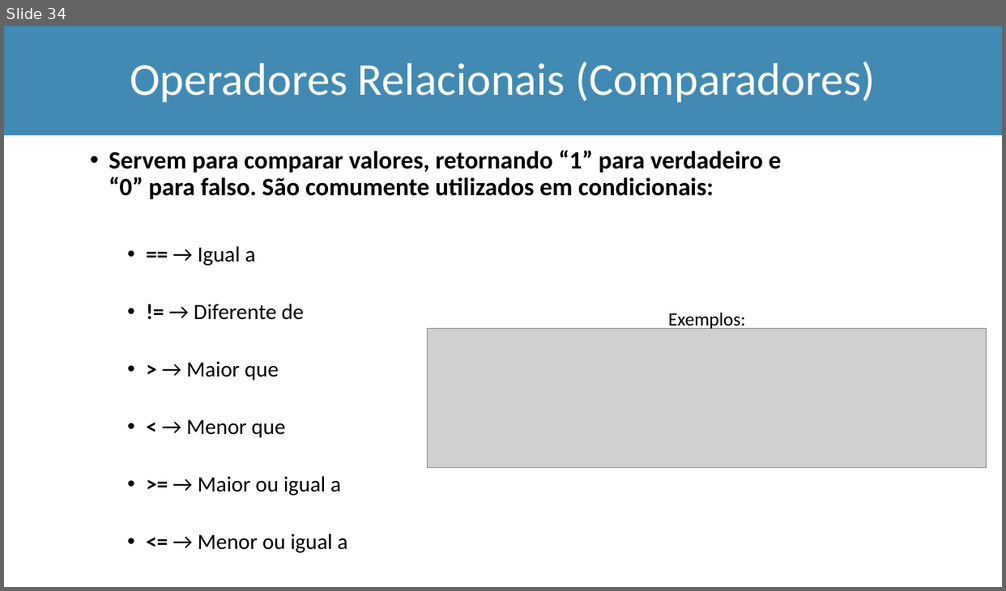
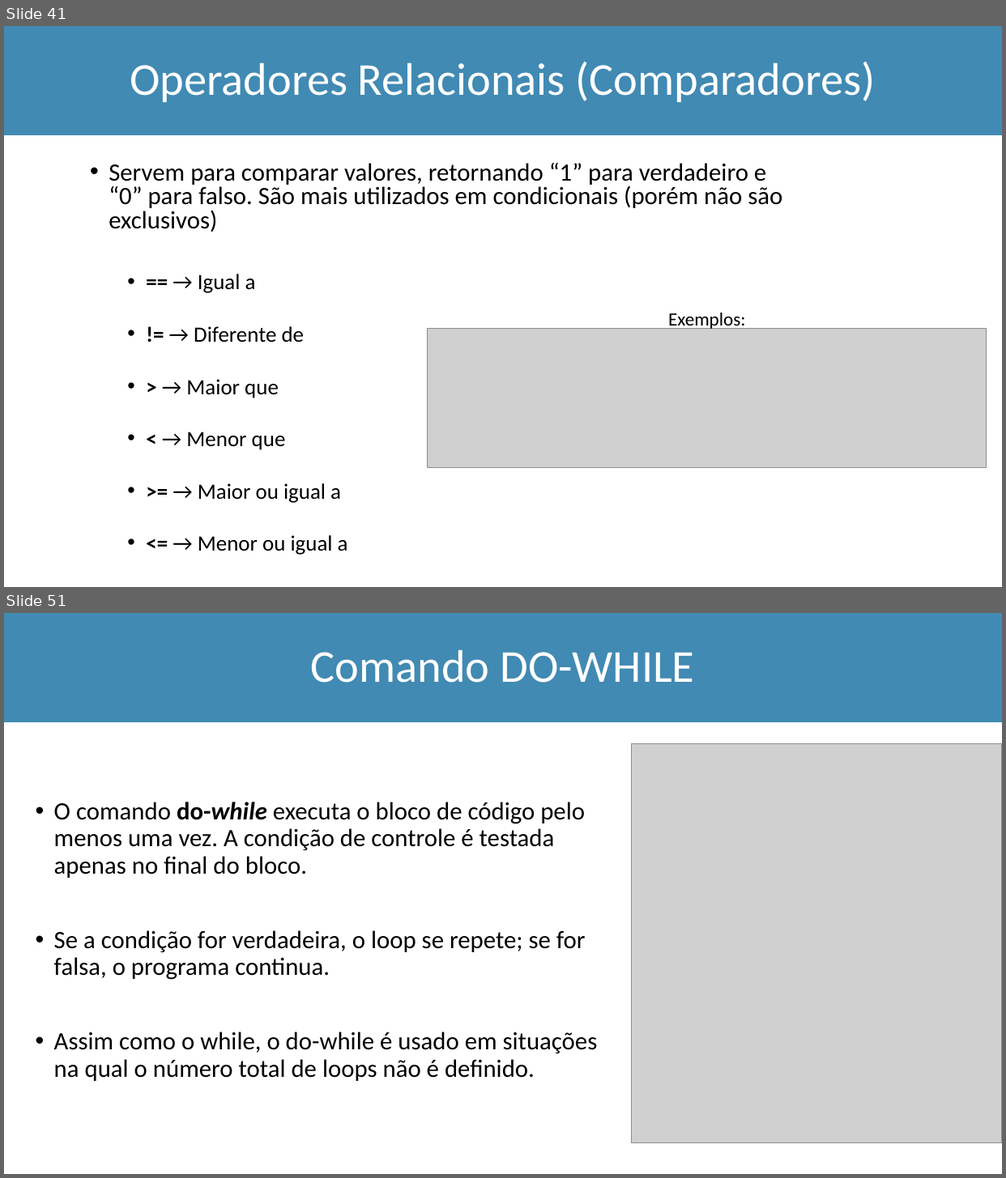
Before and after one commit to Marcio-Salmazo/Aulas, a slide deck: UNIUBE-LP/Teoria_LP.pptx. Shown one above the other, each under a label of ours: slide 34 before the commit, slides 41 and 51 after it; the slides between them are not shown. The pictures are 1006x591 and 1006x1178 pixels, drawn with LibreOffice and Linux fonts; fonts in the diff are those of the drawing; grey boxes stand for pictures. Boxes give left, top, right and bottom in pixels: in the first picture for what was removed or moved away, otherwise in the second. Text is boxed around its words. In the diff, an @@ line names an element or a change of style, - is before the commit and + after.

```diff
--- a/UNIUBE-LP/Teoria_LP.pptx
+++ b/UNIUBE-LP/Teoria_LP.pptx
@@ slide 51 added at (4,613,1002,1174), background #FFFFFF @@
@@ rectangle added at (4,613,1002,722), fill #418AB3, outline #418AB3 1 pt @@
@@ title added at (311,650,694,683), 44 pt, text #FFFFFF @@
+Comando DO-WHILE
@@ picture added at (632,744,1002,1143) @@
@@ text added at (54,802,598,1081), 24 pt, text #000000 @@
+• O comando do-while executa o bloco de código pelo menos uma vez. A condição de controle é testada apenas no final do bloco.
+• Se a condição for verdadeira, o loop se repete; se for falsa, o programa continua.
+• Assim como o while, o do-while é usado em situações na qual o número total de loops não é definido.
@@ what was slide 34 is now slide 41 @@
@@ slide 41 changed as well @@
@@ text "Servem para comparar valores, retornando ...": place and size @@
-text "Servem para comparar valores, retornando ..." at (108,150,781,553)
+text "Servem para comparar valores, retornando ..." at (108,163,782,555)
@@ text at (108,163,782,232): text changed; bold off @@
-• Servem para comparar valores, retornando “1” para verdadeiro e “0” para falso. São comumente utilizados em condicionais:
+• Servem para comparar valores, retornando “1” para verdadeiro e “0” para falso. São mais utilizados em condicionais (porém não são exclusivos)
@@ text at (186,274,348,555): line spacing 0.9 to 0.8 @@
```
Also in this commit, not shown: 2 other slides changed, 14 other slides added, 3 other files.
